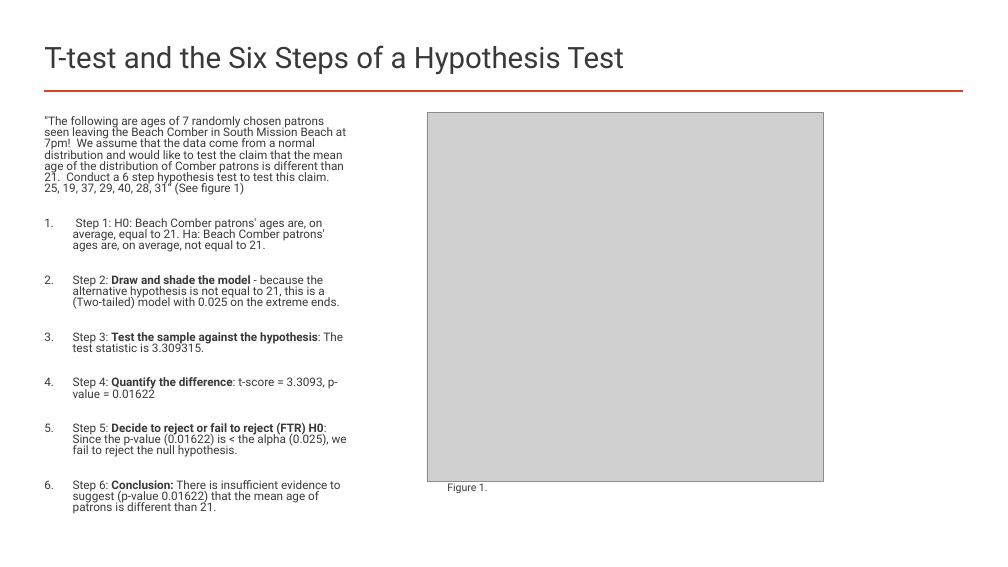
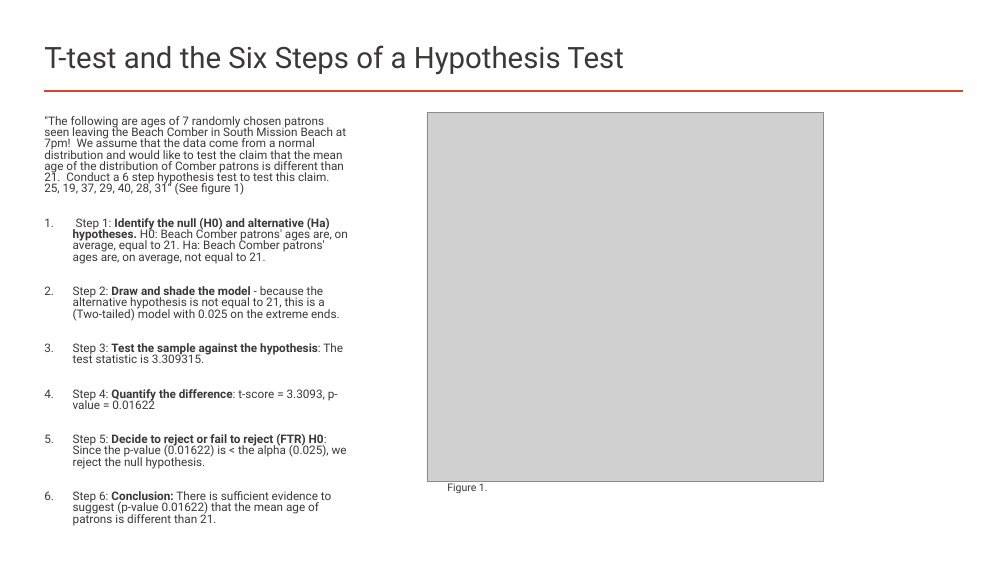
Before and after one commit to Weiprecht/Doing-Data-Science, a slide deck: slide 5 of Chapter1/Adam_Ercanbrack_DDS_Unit1_Assignment_08212023.pptx. Drawn at 1008x567 pixels with LibreOffice and Linux fonts; fonts in the diff are those of the drawing; grey boxes stand for pictures. Boxes give left, top, right and bottom in pixels: in the first picture for what was removed or moved away, otherwise in the second. Text is boxed around its words. In the diff, an @@ line names an element or a change of style, - is before the commit and + after.

```diff
--- a/Chapter1/Adam_Ercanbrack_DDS_Unit1_Assignment_08212023.pptx
+++ b/Chapter1/Adam_Ercanbrack_DDS_Unit1_Assignment_08212023.pptx
@@ text at <box>73,218,348,264</box>: text changed @@
-1. Step 1: H0: Beach Comber patrons' ages are, on average, equal to 21. Ha: Beach Comber patrons' ages are, on average, not equal to 21.
+1. Step 1: Identify the null (H0) and alternative (Ha) hypotheses. H0: Beach Comber patrons' ages are, on average, equal to 21. Ha: Beach Comber patrons' ages are, on average, not equal to 21.
@@ text at <box>73,434,347,526</box>: text changed @@
-5. Step 5: Decide to reject or fail to reject (FTR) H0: Since the p-value (0.01622) is < the alpha (0.025), we fail to reject the null hypothesis.
-6. Step 6: Conclusion: There is insufficient evidence to suggest (p-value 0.01622) that the mean age of patrons is different than 21.
+5. Step 5: Decide to reject or fail to reject (FTR) H0: Since the p-value (0.01622) is < the alpha (0.025), we reject the null hypothesis.
+6. Step 6: Conclusion: There is sufficient evidence to suggest (p-value 0.01622) that the mean age of patrons is different than 21.
```
Also in this commit, not shown: 1 other slide changed, 12 other files.
